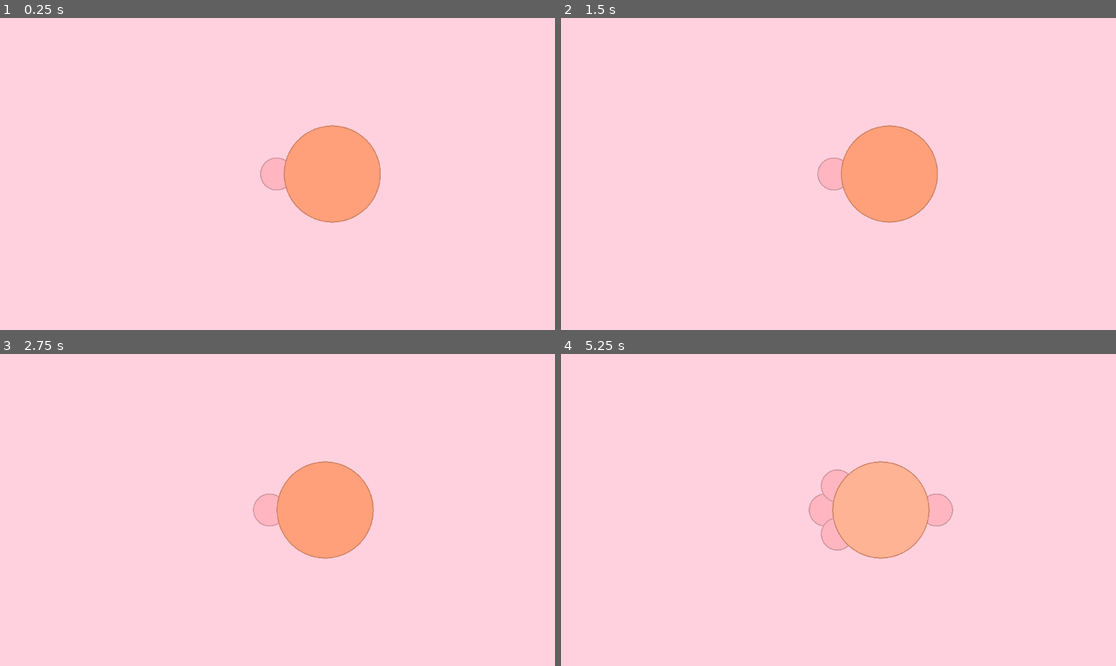
Above: before the commit, frames 1-4 (two rows, left to right).
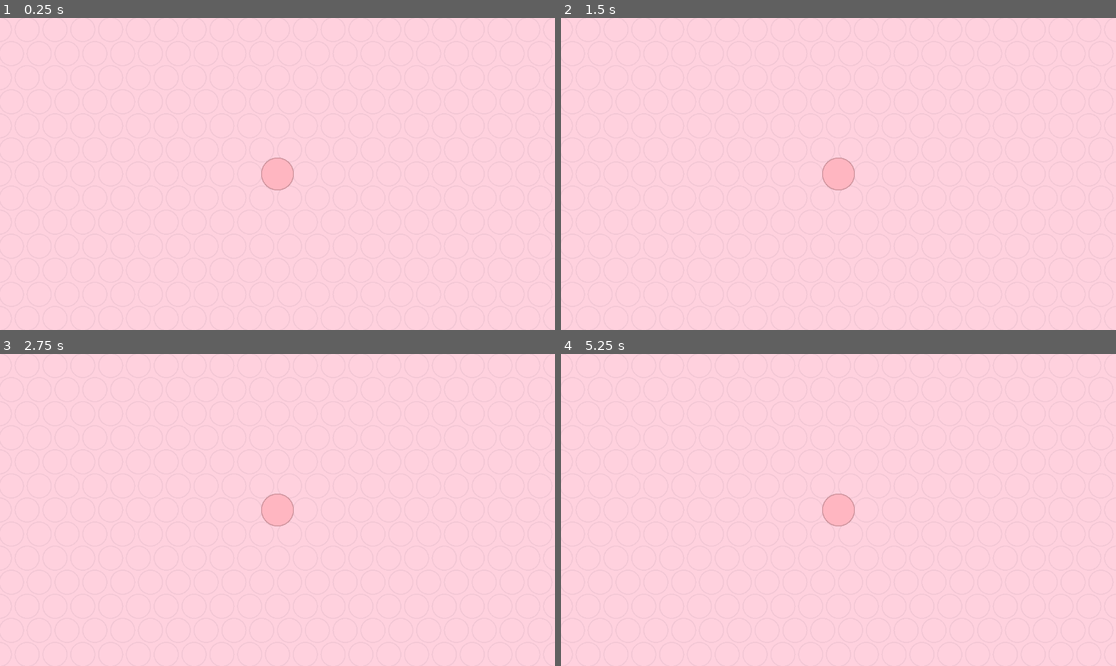
Above: after the commit, the same moments.

Repository: JungoQuentin/Doom2
Game: Godot game, scene res://node_2d.tscn
Same seed, same stepped clock (60 frames per second), same inputs: the game is played once before the commit and once after it.
Inputs (mouse positions are in pixels of both pictures, inside the frame that each line leads up to):
- Up to frame 1 (0.25 s): no input
- Up to frame 2 (1.5 s): move the mouse to (960, 158) at 0.52 s; click (960, 158) at 0.67 s; move the mouse to (727, 189) at 1.27 s; click (727, 189) at 1.42 s
- Up to frame 3 (2.75 s): move the mouse to (333, 441) at 2.02 s; click (333, 441) at 2.17 s
- Up to frame 4 (5.25 s): move the mouse to (810, 572) at 2.77 s; click (810, 572) at 2.92 s; tap Enter at 3.5 s; move the mouse to (1005, 556) at 3.52 s; click (1005, 556) at 3.67 s; move the mouse to (672, 463) at 4.27 s; click (672, 463) at 4.42 s; move the mouse to (866, 510) at 5.02 s; click (866, 510) at 5.17 s

The runs differ from the first frame. In frame 1, 4.3% of the frame differs, in the area x 46-69%, y 34-66%; in frame 2, 4.4%; in frame 3, 4.4%; in frame 4, 5.3%, in the area x 44-71%, y 34-66%.

Commit message:
fix cells inside type2

Diff:
--- a/node_2d.gd
+++ b/node_2d.gd
@@ -3,7 +3,8 @@
 const CENTER:= Vector2i(1_000, 1_000)
 const hex_ratio: float = 2/sqrt(3);
 const h: float = 50.0; # Cell size
-const overh: float = 1.33;
+const overh_type1: float = 1.33;
+const overh_type2: float = 1.15;
 const cam_smoothing: float = 0.002;
 
 const type1_color: Color = Color.LIGHT_PINK;
@@ -29,15 +30,9 @@
 	coords = Utils.cells_list_to_dict(cells)
 	start_auto_move_to_center()
 
-	var check_tile = Vector2i(1002, 1000);
-	var new_cell = Cell.new(check_tile, Cell.CellType.TYPE2)
-	coords[check_tile] = new_cell;
-	for cell_child in new_cell.childs: coords[cell_child] = new_cell;
-	var place_to_insert = 1;
-	cells.insert(place_to_insert, new_cell);
-
 
 func _process(_delta: float) -> void:
+	if cells.is_empty(): return
 	var cell_centers = cells.map(func(cell): return cell.center);
 	# Move cam to center of mass
 	var tot = cell_centers.reduce(func sum(accum, number): return accum + number, Vector2i.ZERO);
@@ -74,10 +69,10 @@
 
 
 func _draw() -> void:
-	for i in range(10):
-		for j in range(10):
+	for i in range(980, 1020):
+		for j in range(980, 1020):
 			var pos = tile_to_pos(Vector2i(i, j))
-			draw_circle(pos, h/2 * overh, Color.PALE_VIOLET_RED.lightened(0.6), false, 2)
+			draw_circle(pos, h/2, Color.PALE_VIOLET_RED.lightened(0.6), false, 2)
 
 	for cell in cells:
 		var pos = tile_to_pos(cell.center)
@@ -87,14 +82,14 @@
 				color = color.lightened(0.2)
 			if cell.can_merge:
 				color = color.darkened(0.1)
-			draw_circle(pos, h/2 * overh, color, true)
-			draw_circle(pos, h/2 * overh, type1_color.darkened(0.2), false, 2)
+			draw_circle(pos, h/2 * overh_type1, color, true)
+			draw_circle(pos, h/2 * overh_type1, type1_color.darkened(0.2), false, 2)
 		elif  cell.cell_type == Cell.CellType.TYPE2:
 			var color = type2_color
 			if cell.center == mouse_tile or mouse_tile in cell.childs:
 				color = color.lightened(0.2)
-			draw_circle(pos, h/2 * 3 * overh, color, true)
-			draw_circle(pos, h/2 * 3 * overh, type2_color.darkened(0.2), false, 2)
+			draw_circle(pos, h/2 * 3 * overh_type2, color, true)
+			draw_circle(pos, h/2 * 3 * overh_type2, type2_color.darkened(0.2), false, 2)
 
 	# draw_circle(tile_to_pos(mouse_tile), h/2 * overh, Color.INDIAN_RED, false, 3)
 
@@ -112,6 +107,10 @@
 		if not check_if_coolide_with_type2(cell):
 			var new_cell = Cell.new(cell.center, Cell.CellType.TYPE2)
 			coords[cell.center] = new_cell;
+			for cell_child in new_cell.childs: coords[cell_child] = new_cell;
+			if cells.is_empty():
+				cells.append(new_cell);
+				return
 			var place_to_insert = 1;
 			if len(cells) > 1:
 				place_to_insert = randi() % (len(cells) - 1) + 1;
@@ -182,6 +181,7 @@
 
 ## Set can_merge on all the cells of the first mergeable group
 func set_can_merge():
+	if cells.is_empty(): return
 	var cell_list: Array[Cell] = cells.duplicate(true)
 	var first_cell: Cell = cell_list.pop_front()
 	var merge_neighbourgs: Array[Cell] = []
